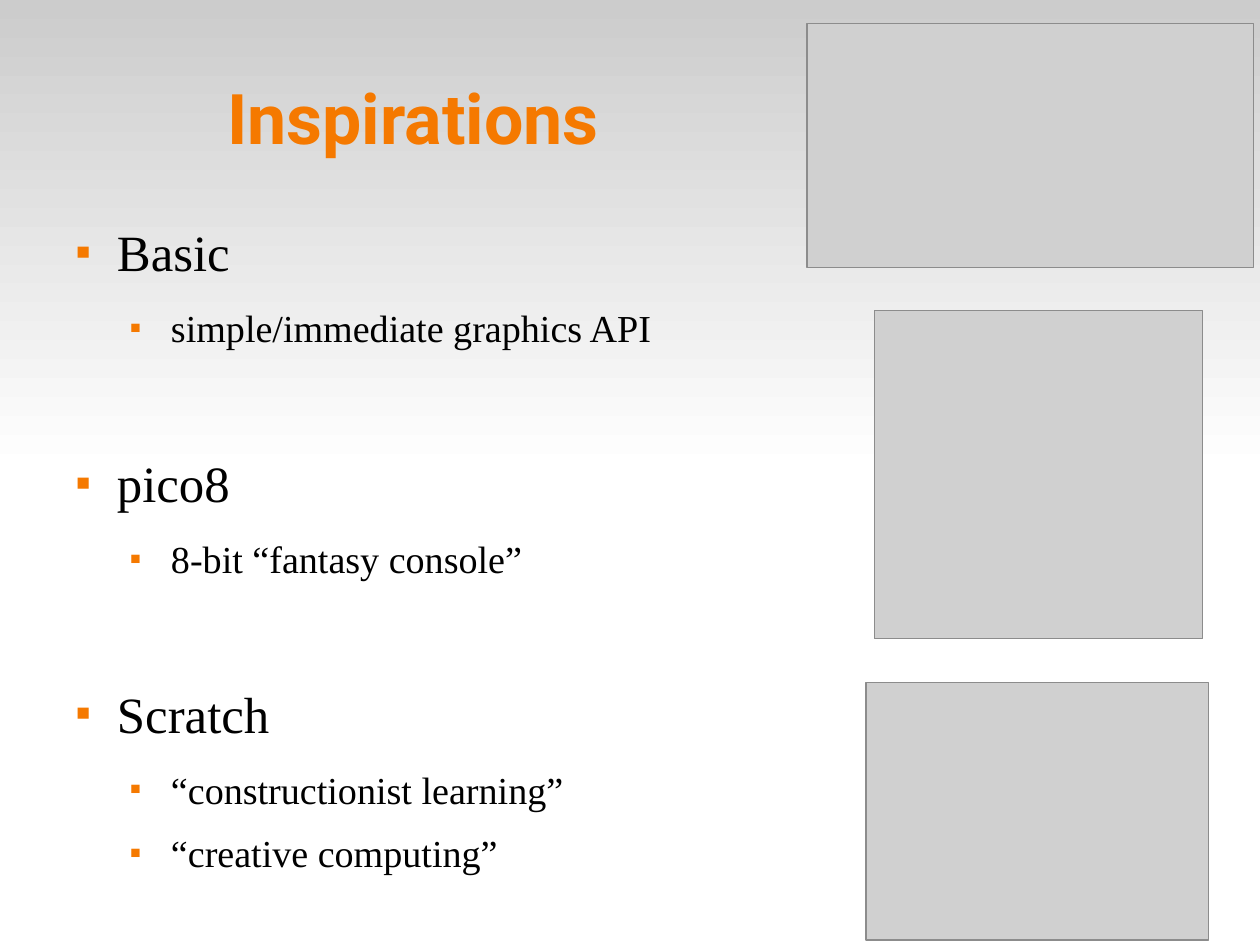
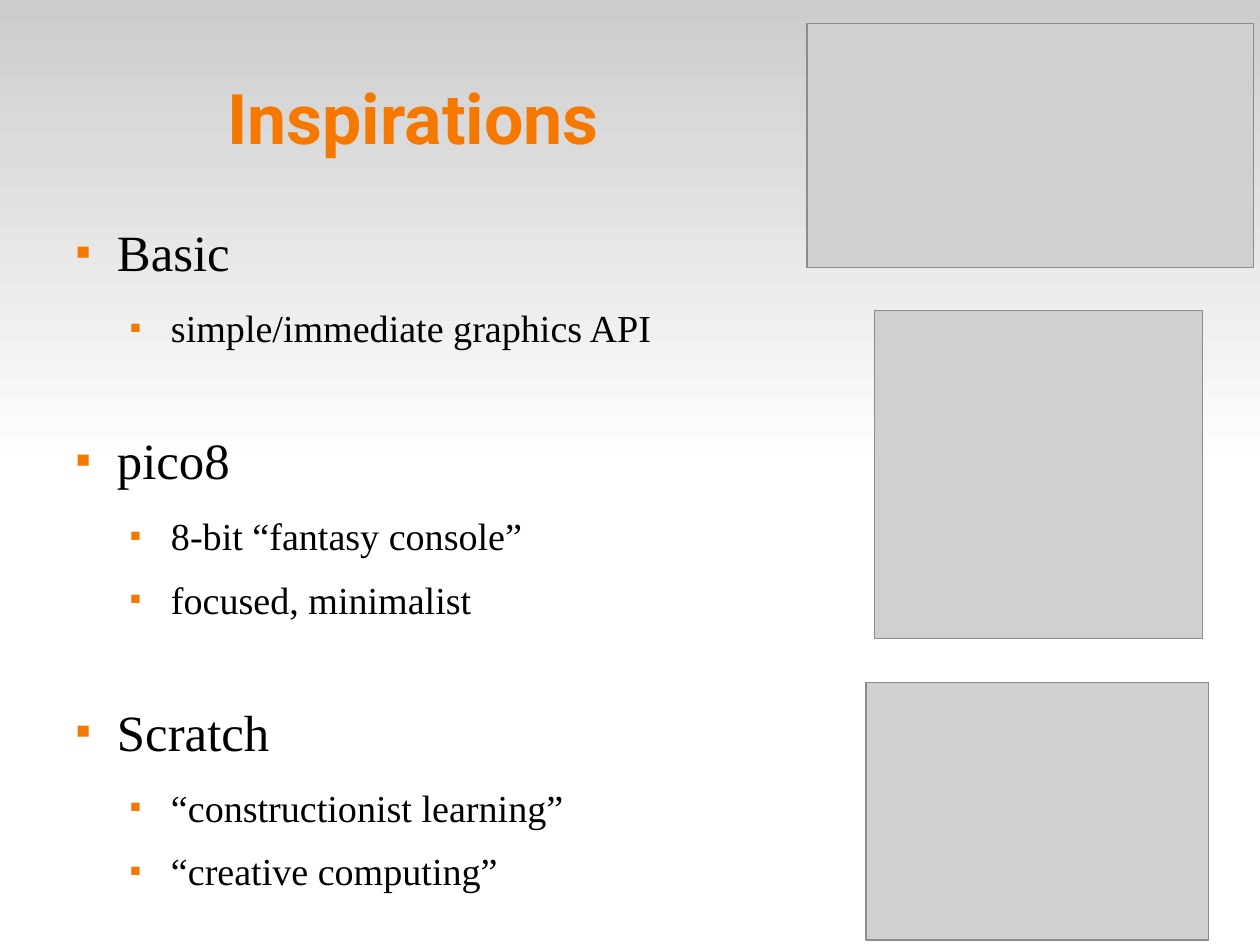
Before and after one commit to fsantanna-no/ceu-docs, a slide deck: slide 5 of pico-ceu.odp. Drawn at 1260x945 pixels with LibreOffice and Linux fonts; fonts in the diff are those of the drawing; grey boxes stand for pictures. Boxes give left, top, right and bottom in pixels: in the first picture for what was removed or moved away, otherwise in the second. Text is boxed around its words. In the diff, an @@ line names an element or a change of style, - is before the commit and + after.

```diff
--- a/pico-ceu.odp
+++ b/pico-ceu.odp
@@ text at [171,587,471,620]: paragraph added @@
+  ■ focused, minimalist
```
Also in this commit, not shown: 10 other slides changed, 2 slides added, 11 other files.
